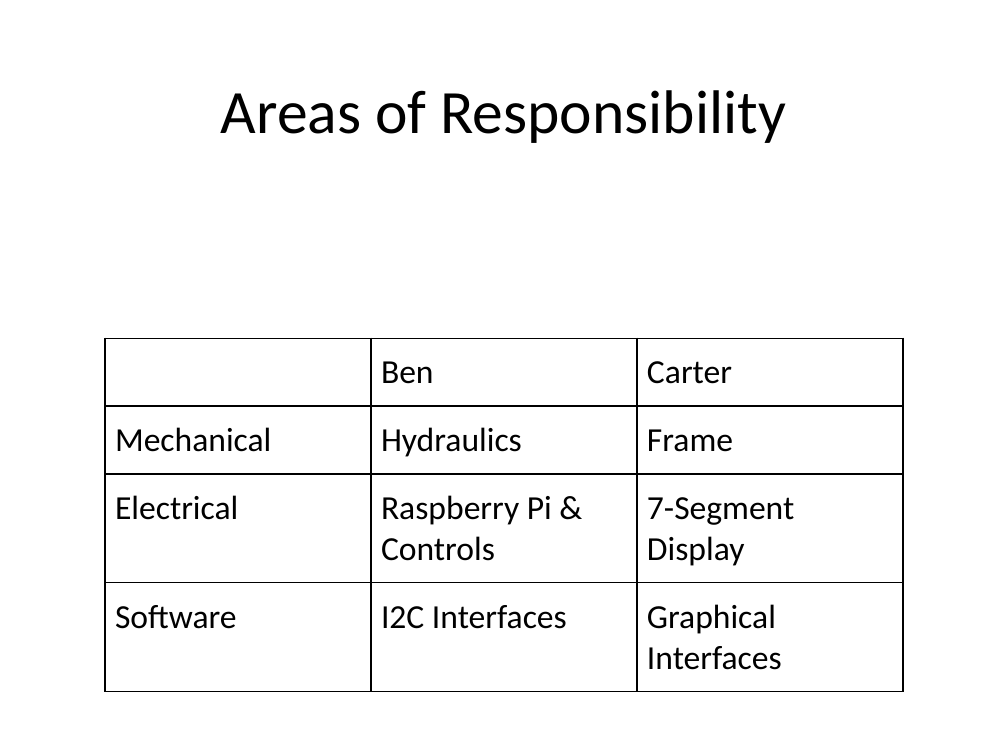
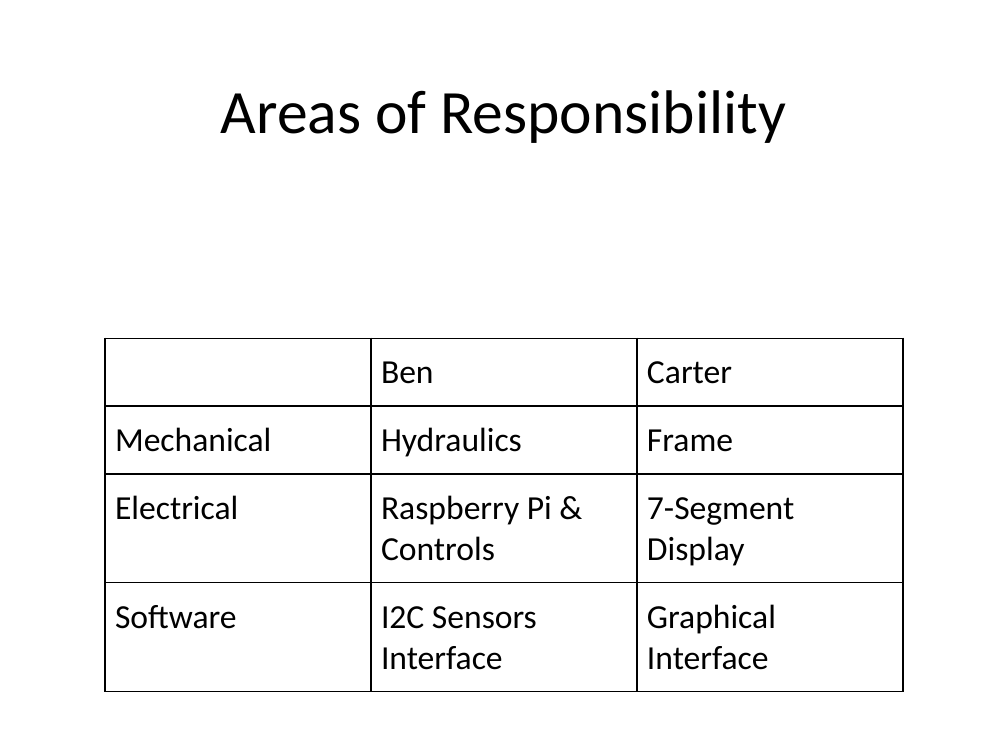
Before and after one commit to TheBengineer/Bridge-Tester, a slide deck: slide 9 of Presentations/December 9, 2013/final presentation.pptx. Drawn at 1008x756 pixels with LibreOffice and Linux fonts; fonts in the diff are those of the drawing. Boxes give left, top, right and bottom in pixels: in the first picture for what was removed or moved away, otherwise in the second. Text is boxed around its words. In the diff, an @@ line names an element or a change of style, - is before the commit and + after.

```diff
--- a/Presentations/December 9, 2013/final presentation.pptx
+++ b/Presentations/December 9, 2013/final presentation.pptx
@@ table at [105, 339, 903, 688] @@
-row 4, column 2: I2C Interfaces
+row 4, column 2: I2C Sensors Interface
-row 4, column 3: Graphical Interfaces
+row 4, column 3: Graphical Interface
```
Also in this commit, not shown: 2 other slides changed, 3 slides added, 2 slides removed, 1 other file.
